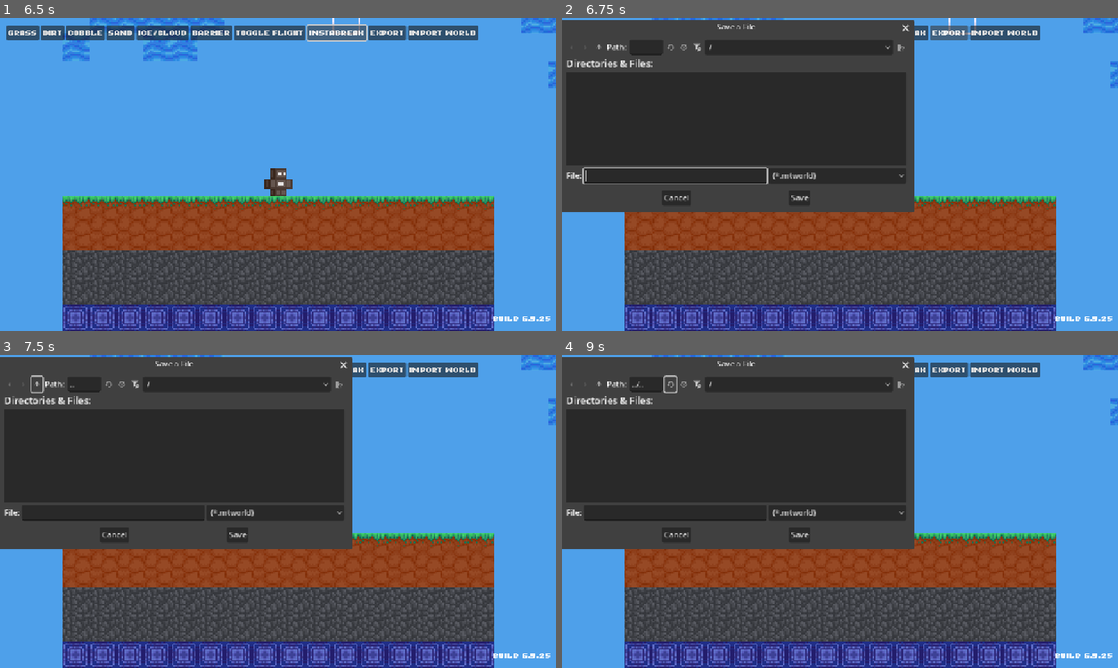
Above: before the commit, frames 1-4 (two rows, left to right).
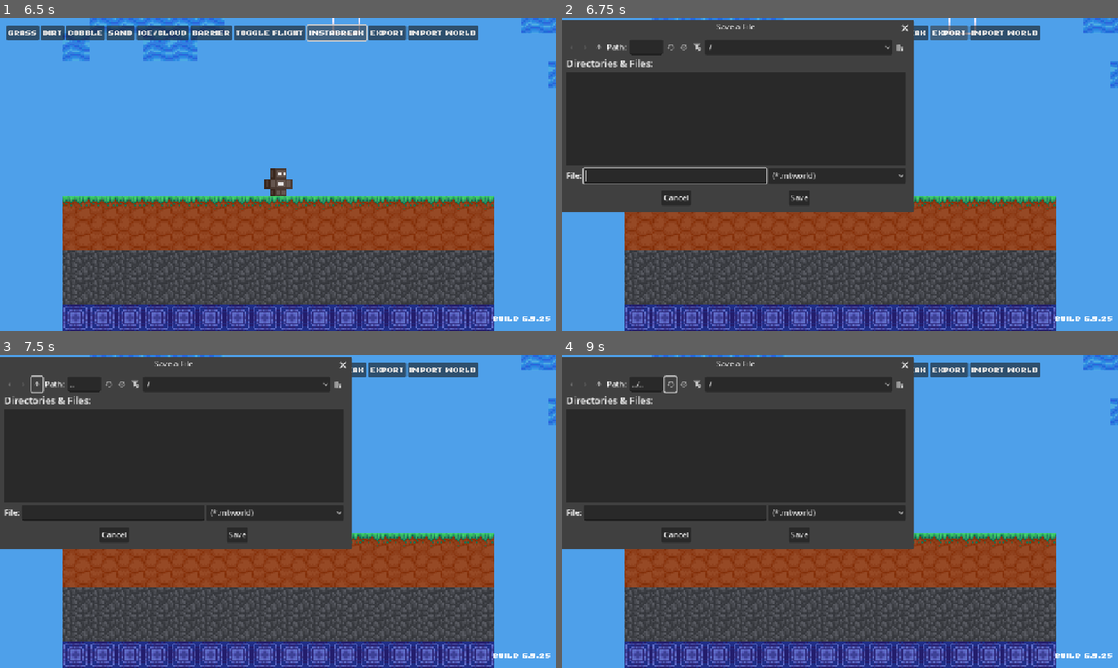
Above: after the commit, the same moments.

Repository: artelephantb/naichthushal
Game: Godot game, scene res://scenes/world.tscn
The game is run twice, just before and just after one commit, with the same random seed, the same clock (stepped at 60 frames per second) and the same inputs.
Inputs (mouse positions are in pixels of both pictures, inside the frame that each line leads up to):
- Up to frame 1 (6.5 s): click "Grass" at 0.5 s; click "Dirt" at 1.25 s; click "Cobble" at 2 s; click "Sand" at 2.75 s; click "Ice/Cloud" at 3.5 s; click "Barrier" at 4.25 s; click "Toggle Flight" at 5 s; click "Instabreak" at 5.75 s
- Up to frame 2 (6.75 s): click "Export" at 6.5 s
- Up to frame 3 (7.5 s): click (38, 383) at 7.25 s
- Up to frame 4 (9 s): click (600, 383) at 8 s; click (667, 383) at 8.75 s

Frame 1 is identical in both runs. In frame 2, 0.3% of the frame differs, in the area x 9-64%, y 0-62%; in frame 3, 0.3%; in frame 4, 0.3%.

Commit message:
Changed sand texture and added exit confirmation

Diff:
--- a/scenes/world.tscn
+++ b/scenes/world.tscn
@@ -57,6 +57,14 @@
 [node name="World" type="Node2D"]
 script = ExtResource("1_71j4m")
 
+[node name="ExitConfirmation" type="ConfirmationDialog" parent="."]
+title = "Exit Confirmation"
+size = Vector2i(259, 100)
+unresizable = true
+force_native = true
+ok_button_text = "Exit"
+dialog_text = "You are about to exit the game."
+
 [node name="ExportPopup" type="FileDialog" parent="."]
 access = 2
 root_subfolder = "/"
@@ -71,6 +79,15 @@
 root_subfolder = "/"
 filters = PackedStringArray("*.mtworld")
 use_native_dialog = true
+
+[node name="Window" type="Window" parent="."]
+position = Vector2i(0, 36)
+visible = false
+wrap_controls = true
+unresizable = true
+always_on_top = true
+popup_window = true
+force_native = true
 
 [node name="TileMapLayer" type="TileMapLayer" parent="."]
 tile_map_data = PackedByteArray("AAD4//v/AAAAAAAAAAD4//z/AAABAAAAAAD4//3/AAACAAAAAAD4//7/AAACAAAAAAD4////AAAFAAAAAAD5// …(4368 unchanged characters)…
@@ -163,6 +180,7 @@
 
 [node name="AmbianceMusic" type="AudioStreamPlayer" parent="."]
 
+[connection signal="confirmed" from="ExitConfirmation" to="." method="_on_exit_confirmation_confirmed"]
 [connection signal="file_selected" from="ExportPopup" to="Player" method="_on_export_popup_file_selected"]
 [connection signal="file_selected" from="ImportPopup" to="Player" method="_on_import_popup_file_selected"]
 [connection signal="pressed" from="CanvasLayer/HBoxContainer/Grass" to="Player" method="_on_grass_pressed"]
--- a/scripts/world.gd
+++ b/scripts/world.gd
@@ -25,6 +25,7 @@
 	tile_layer.tile_set = tile_set
 
 func _ready() -> void:
+	get_tree().set_auto_accept_quit(false)
 	get_window().files_dropped.connect(_on_world_import)
 	#set_block_tiles(['res://assets/textures/blocks/cobble.png', 'res://assets/textures/blocks/grass.png', 'res://assets/textures/blocks/sand.png'])
 	#$TileMapLayer.material.set('shader_parameter/blackout', 0)
@@ -48,7 +49,7 @@
 	if what == NOTIFICATION_CRASH:
 		print('Crashed')
 	elif what == NOTIFICATION_WM_CLOSE_REQUEST:
-		print('Closed')
+		$'ExitConfirmation'.popup_centered()
 
 func _on_world_import(path: Array) -> void:
 	var file = FileAccess.open(path[0], FileAccess.READ)
@@ -59,3 +60,6 @@
 	else:
 		printerr('Invalid world')
 		tile_layer.tile_map_data = []
+
+func _on_exit_confirmation_confirmed() -> void:
+	get_tree().quit()
Binary file changed: assets/textures/blocks/sand.png
Binary file added: assets/textures/blocks/slot.png
Not shown, added: assets/textures/blocks/slot.png.import
Binary file changed: assets/textures/blocks/tilesheet.png
